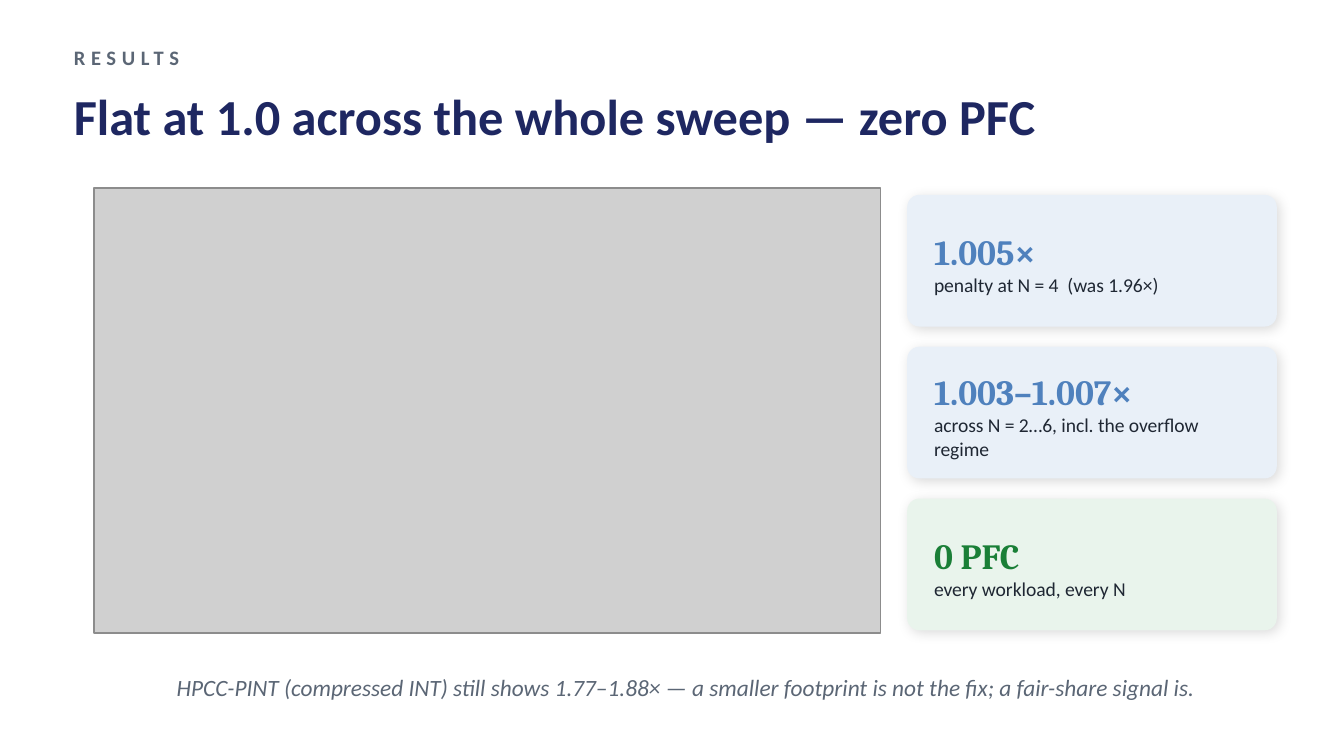
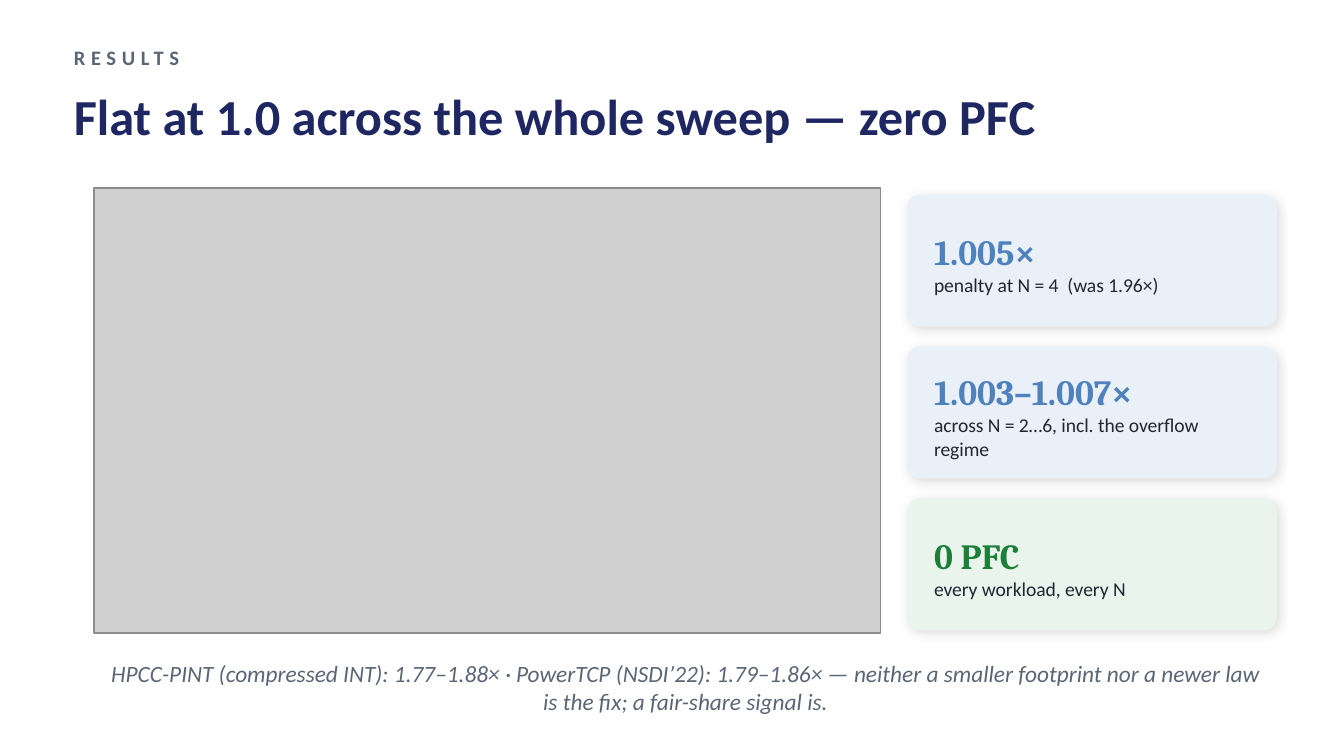
Before and after one commit to UNOCourseDemo/hpcc-fs, a slide deck: slide 12 of examples/hpcc/hpcc-fs/talk/ipccc2026-talk.pptx. Drawn at 1344x756 pixels with LibreOffice and Linux fonts; fonts in the diff are those of the drawing; grey boxes stand for pictures. Boxes give left, top, right and bottom in pixels: in the first picture for what was removed or moved away, otherwise in the second. Text is boxed around its words. In the diff, an @@ line names an element or a change of style, - is before the commit and + after.

```diff
--- a/examples/hpcc/hpcc-fs/talk/ipccc2026-talk.pptx
+++ b/examples/hpcc/hpcc-fs/talk/ipccc2026-talk.pptx
@@ text at <box>111,665,1259,714</box>: text changed @@
-HPCC-PINT (compressed INT) still shows 1.77–1.88× — a smaller footprint is not the fix; a fair-share signal is.
+HPCC-PINT (compressed INT): 1.77–1.88× · PowerTCP (NSDI’22): 1.79–1.86× — neither a smaller footprint nor a newer law is the fix; a fair-share signal is.
```
Also in this commit, not shown: 2 other slides changed, 1 slide added, 3 other files.
